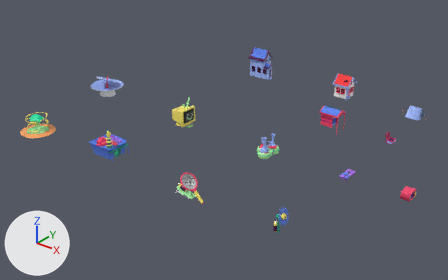
The Blender file assets/models/buildings.blend, before and after one commit.
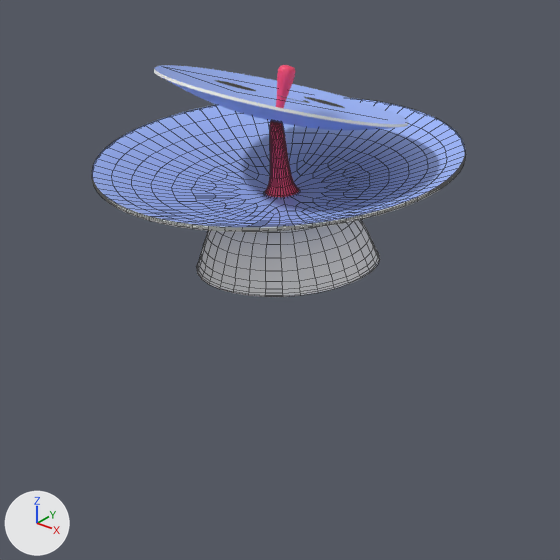
The first picture shows the older version from a camera (50 mm lens) standing at (17.8, -83.5, 29.9) and looking at (-22.1, -33.6, -1.0). The close-ups show both versions on the part from 18% to 29% of the width and 25% to 43% of the height of that picture; other places that the commit changed are outside them. Arrows for +X, +Y and +Z are at lower left; the lights stay in place. The close-ups show mesh edges as thin lines.

In view in the first close-up: 'beacon', 'beacon_spinner'.
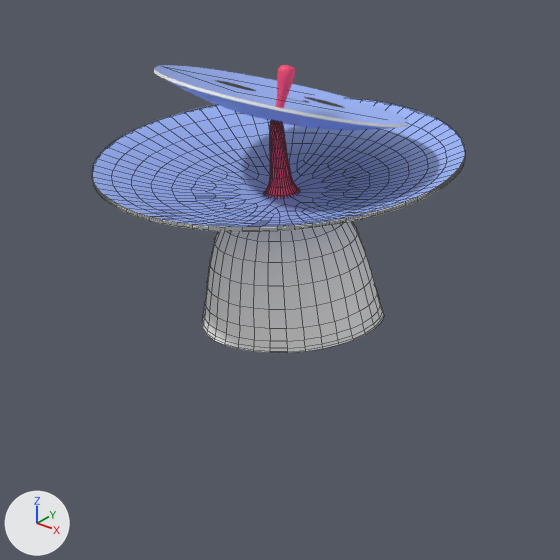
What differs and where, as boxes [x1, y1, x2, y2] in the close-ups (560 x 560 px; the box of a moved part takes in the faces that stretch with it):
```json
{"object": "beacon", "change": "reshaped", "before": [92, 98, 466, 297], "after": [92, 98, 466, 353], "on screen": "28% taller"}
{"part": 1, "of": "me_cube", "change": "moved or reshaped", "before": [197, 220, 380, 297], "after": [202, 222, 384, 353]}
```

Scene script edits in JSON lines:
```json
{"block": "me_cube", "where": "me_cube.from_pydata(...)  # 161 vertices, 141 faces; spans x -2.1..2.1, y -2.08..2.11, z -0.39..1.33"}
{"block": "me_cube", "where": "# used by ob_beacon; location = (-40.0, -35.0, 1.0)"}
{"block": "me_cube", "change": "me_cube part 1: all 16 vertices in x -1.12..1.12, y -1.12..1.12, z -0.39..-0.35 are moved by (0.0, 0.0, -0.68)"}
```
